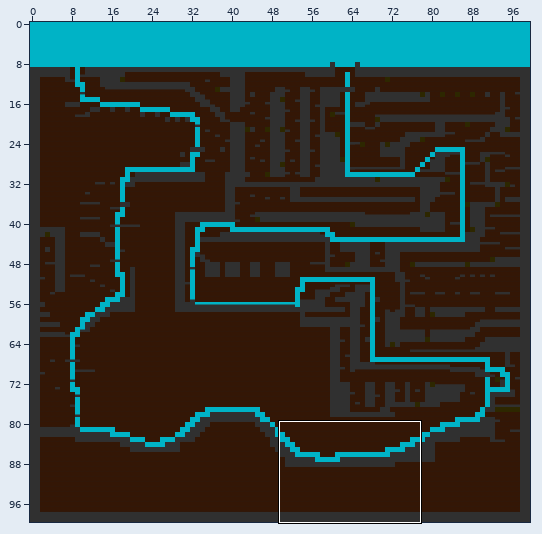
Tiled map: android/assets/carte/laby1.tmx. Above, an overview of the earlier version with the close-up marked.
Close-up. The starting point:
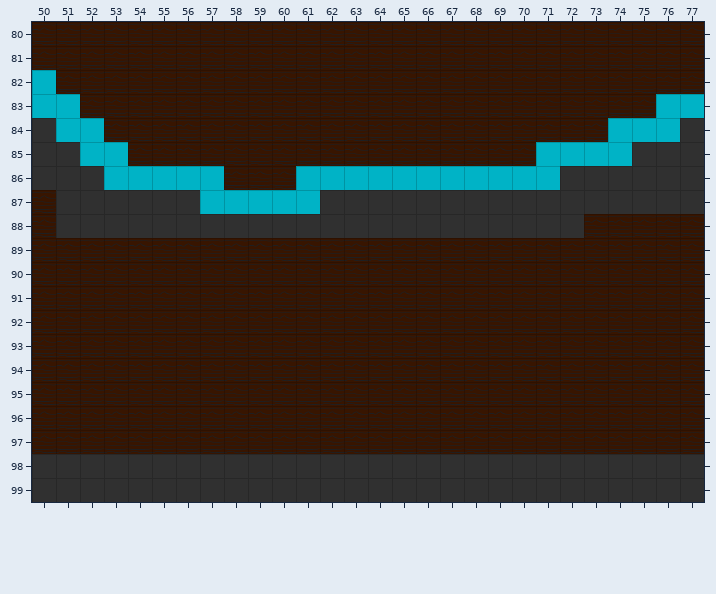
Cells are 64x64 px. Shown: x 50..77, y 80..99. The commit also changed other parts of the map, which this record leaves out.
Once edited:
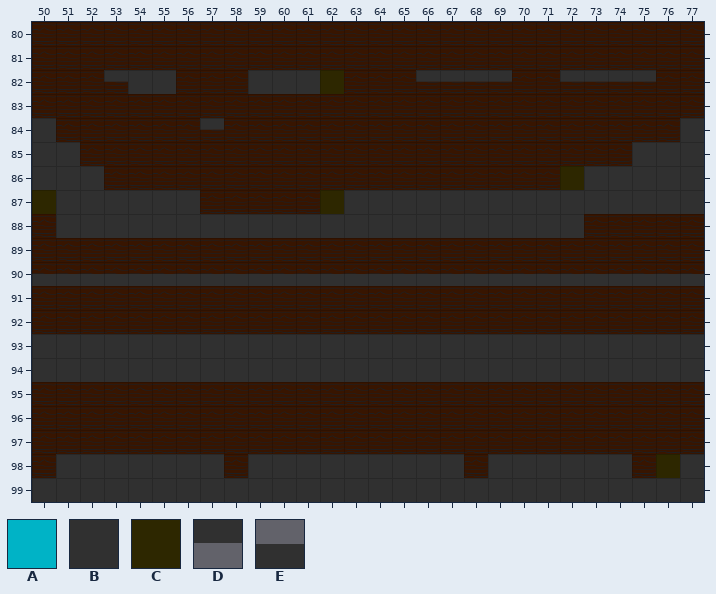
Key: from "tuile": A 1, B 2, C 3, D 4, E 5.
_ is an empty cell.
The exact change:
Layer "chemin" (now hidden):
y 82: x 50 A -> _
y 83: x 50..51 AA -> __; x 76..77 AA -> __
y 84: x 51..52 AA -> __; x 74..76 AAA -> ___
y 85: x 52..53 AA -> __; x 71..74 AAAA -> ____
y 86: x 53..57 AAAAA -> _____; x 61..71 AAAAAAAAAAA -> ___________
y 87: x 57..61 AAAAA -> _____
Layer "mur":
y 82: x 53..55 ___ -> DBB; x 59..62 ____ -> BBBC; x 66..69 ____ -> DDDD; x 72..75 ____ -> DDDD
y 84: x 57 _ -> D
y 86: x 72 B -> C
y 87: x 50 _ -> C; x 62 B -> C
y 90: x 50..77 ____________________________ -> EEEEEEEEEEEEEEEEEEEEEEEEEEEE
y 93..94: x 50..77 ____________________________ -> BBBBBBBBBBBBBBBBBBBBBBBBBBBB
y 98: x 50 B -> _; x 58 B -> _; x 68 B -> _; x 75..76 BB -> _C
Where, in picture pixels (left, top, right, bottom), the same in both close-ups:
changed: (32, 70, 704, 214)
added: (32, 274, 704, 286)
added: (32, 334, 704, 382)
removed: (32, 454, 56, 478)
removed: (224, 454, 248, 478)
removed: (464, 454, 488, 478)
changed: (632, 454, 680, 478)
